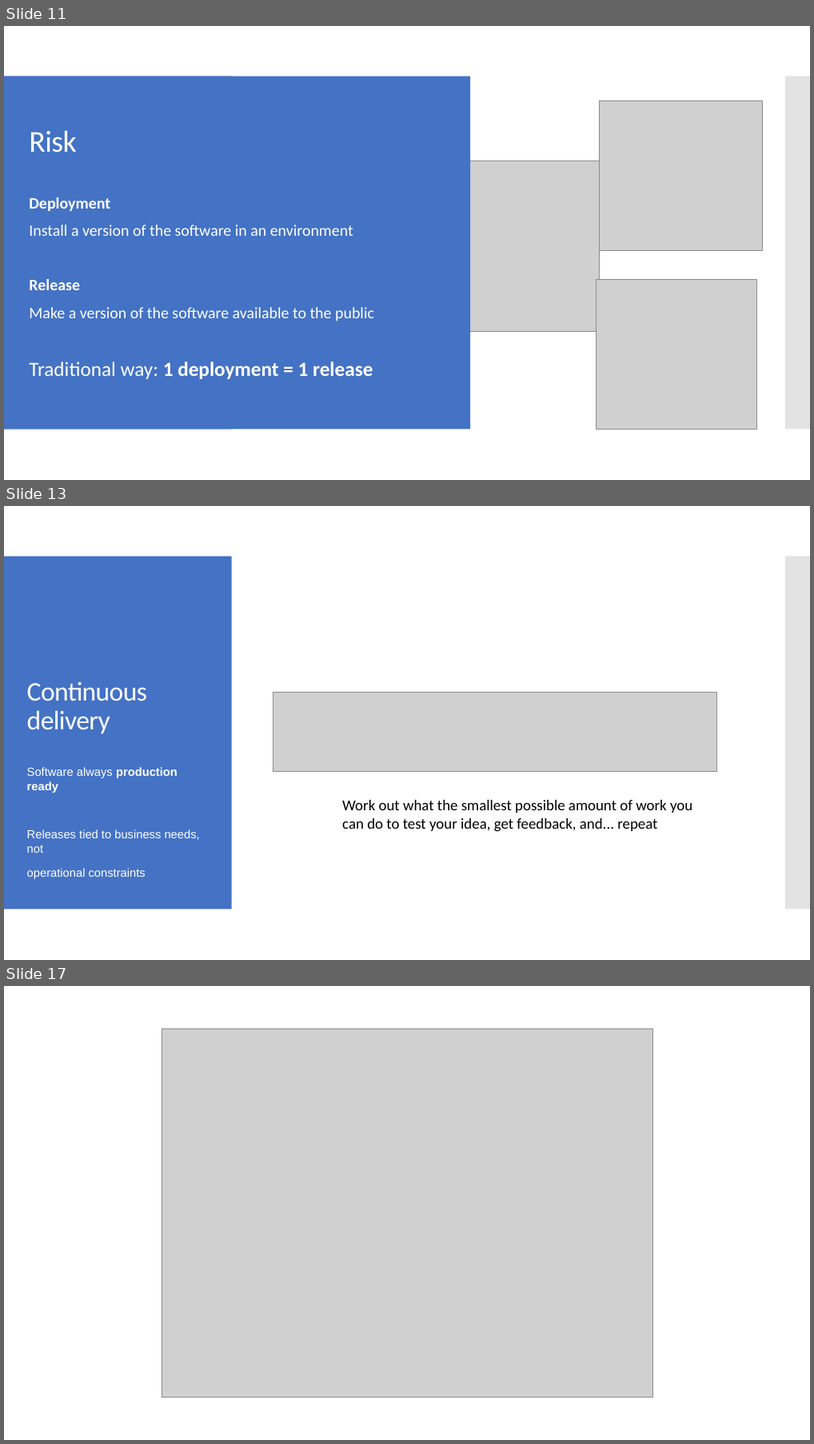
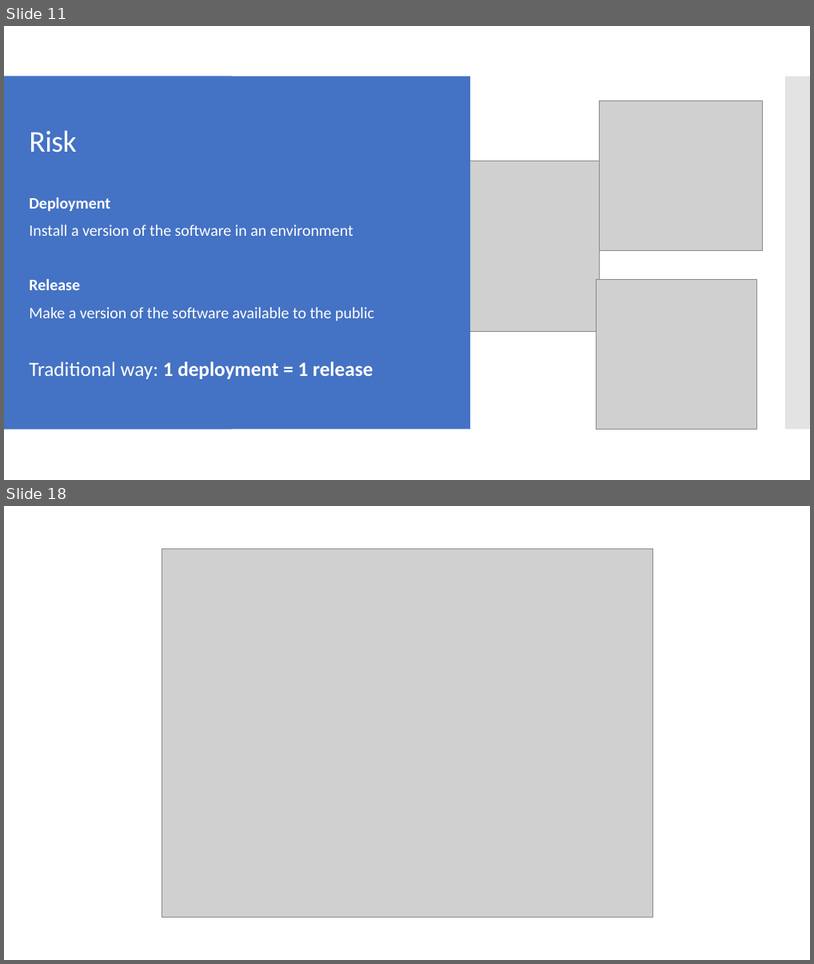
Before and after one commit to milodotnet/bootcamp, a slide deck: Bootcamp-ContinuousDelivery.pptx. Shown one above the other, each under a label of ours: slides 11, 13 and 17 before the commit, slides 11 and 18 after it; the slides between them are not shown. The pictures are 814x1444 and 814x964 pixels, drawn with LibreOffice and Linux fonts; fonts in the diff are those of the drawing; grey boxes stand for pictures. Boxes give left, top, right and bottom in pixels: in the first picture for what was removed or moved away, otherwise in the second. Text is boxed around its words. In the diff, an @@ line names an element or a change of style, - is before the commit and + after.

```diff
--- a/Bootcamp-ContinuousDelivery.pptx
+++ b/Bootcamp-ContinuousDelivery.pptx
@@ slide 13 removed at bbox=[4, 506, 810, 960], background #FFFFFF; not listed: 2 template elements that a slide beside it also shows @@
@@ title removed at bbox=[27, 682, 147, 734] @@
-Continuous delivery
@@ picture removed at bbox=[274, 692, 718, 771] @@
@@ text removed at bbox=[27, 767, 200, 879] @@
-Software always production ready
-Releases tied to business needs, not
-operational constraints
@@ text removed at bbox=[342, 800, 693, 832] @@
-Work out what the smallest possible amount of work you can do to test your idea, get feedback, and... repeat
@@ what was slide 17 is now slide 18 @@
```
Also in this commit, not shown: 6 slides changed, 2 slides added.
